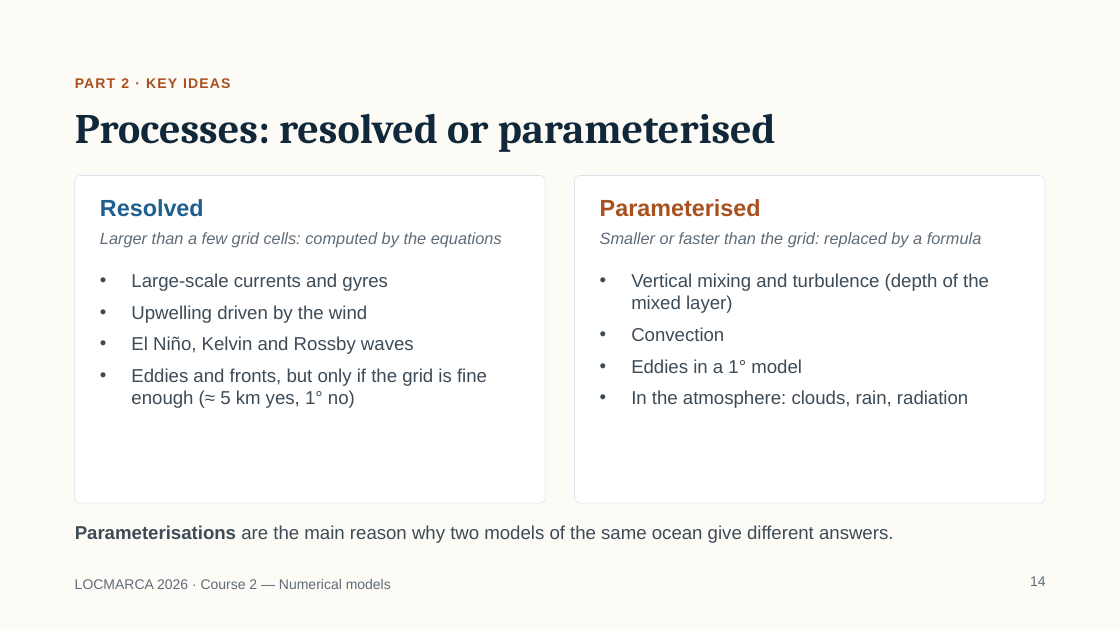
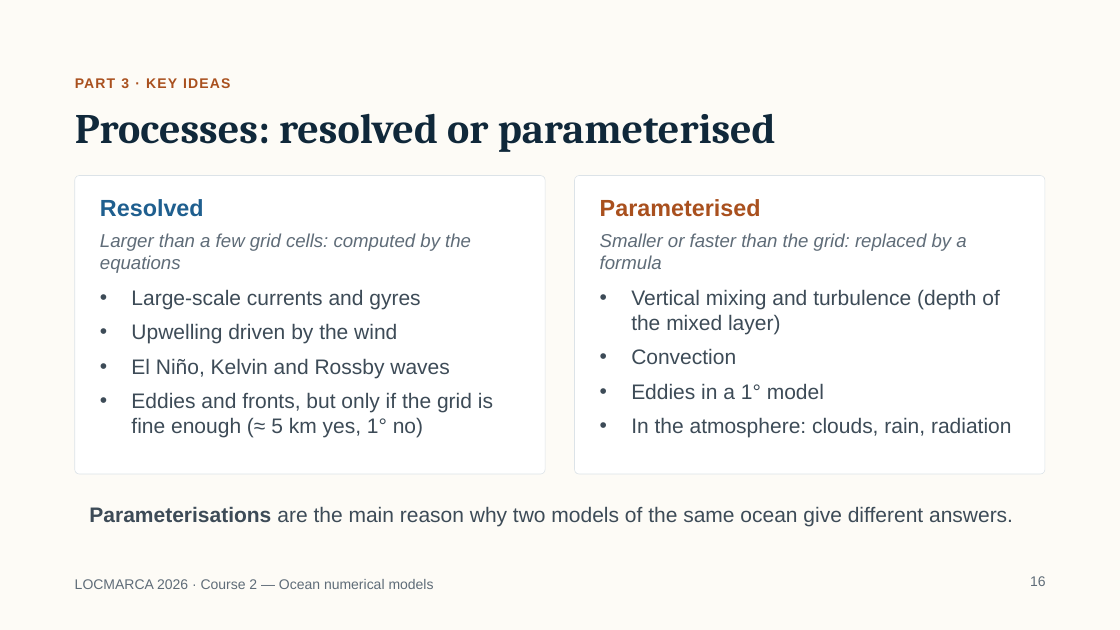
Before and after one commit to gcambon/script-locmarca, a slide deck: slide 16 of Courses/02_course_numerical_models.pptx (slide 14 before the commit). Drawn at 1120x630 pixels with LibreOffice and Linux fonts; fonts in the diff are those of the drawing. Boxes give left, top, right and bottom in pixels: in the first picture for what was removed or moved away, otherwise in the second. Text is boxed around its words. In the diff, an @@ line names an element or a change of style, - is before the commit and + after.

Commit message:
Update course ...

```diff
--- a/Courses/02_course_numerical_models.pptx
+++ b/Courses/02_course_numerical_models.pptx
@@ rounded rectangle: place and size @@
-rounded rectangle at <box>75,176,545,503</box>
+rounded rectangle at <box>75,176,545,474</box>
@@ rounded rectangle: place and size @@
-rounded rectangle at <box>575,176,1045,503</box>
+rounded rectangle at <box>575,176,1045,474</box>
@@ text "Larger than a few grid ..." at <box>100,233,471,251</box>: size 14 to 16 pt @@
@@ text "Smaller or faster than the ..." at <box>600,233,966,251</box>: size 14 to 16 pt @@
@@ text "Large-scale currents and gyres": place and size @@
-text "Large-scale currents and gyres" at <box>131,273,487,408</box>
+text "Large-scale currents and gyres" at <box>131,289,493,438</box>
@@ text "Vertical mixing and turbulence (depth ...": place and size @@
-text "Vertical mixing and turbulence (depth ..." at <box>631,273,989,408</box>
+text "Vertical mixing and turbulence (depth ..." at <box>631,289,1011,438</box>
@@ size 16 to 18 pt in 3 elements at <box>131,289,493,438</box>, <box>631,289,1011,438</box>, <box>89,506,1013,526</box> @@
@@ text "Parameterisations are the main reason ...": place and size @@
-text "Parameterisations are the main reason ..." at <box>75,525,893,543</box>
+text "Parameterisations are the main reason ..." at <box>89,506,1013,526</box>
@@ text at <box>75,579,434,589</box>: text changed @@
-LOCMARCA 2026 · Course 2 — Numerical models
+LOCMARCA 2026 · Course 2 — Ocean numerical models
@@ page number at <box>1030,576,1046,586</box>: text changed @@
-14
+16
```
Also in this commit, not shown: 28 other slides changed, 7 slides added, 1 slide removed, 5 other files.
